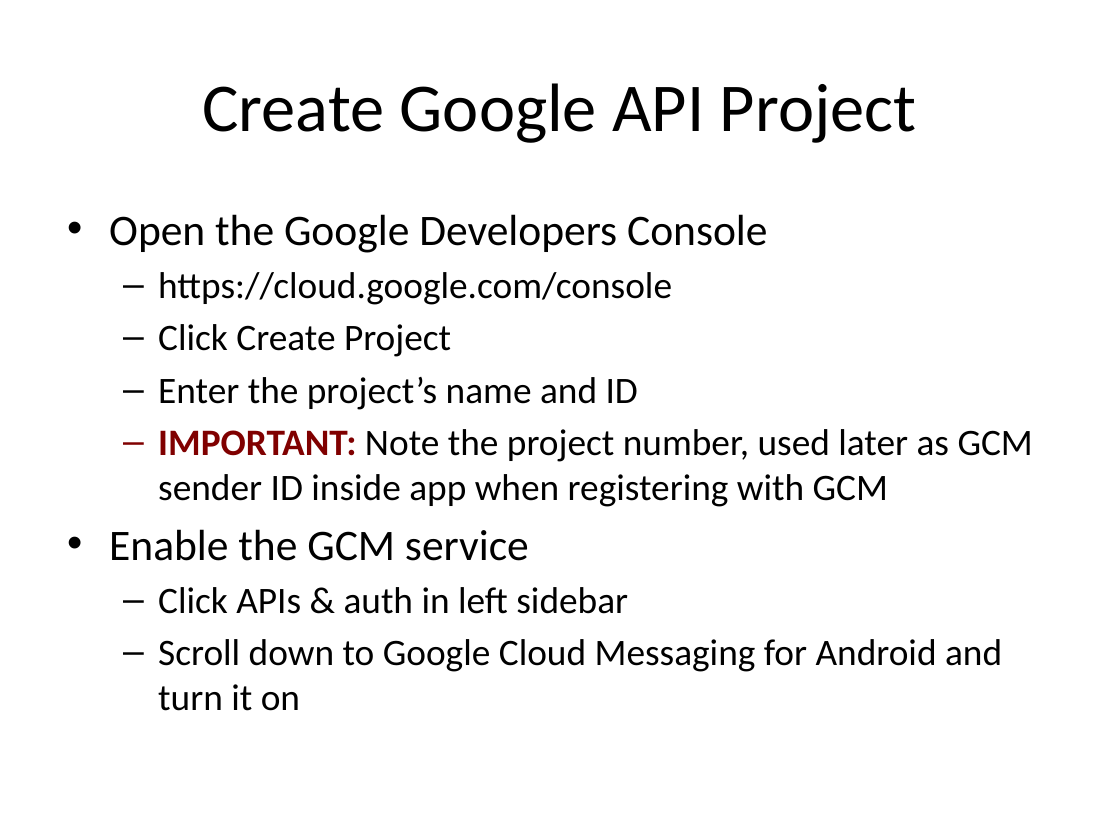
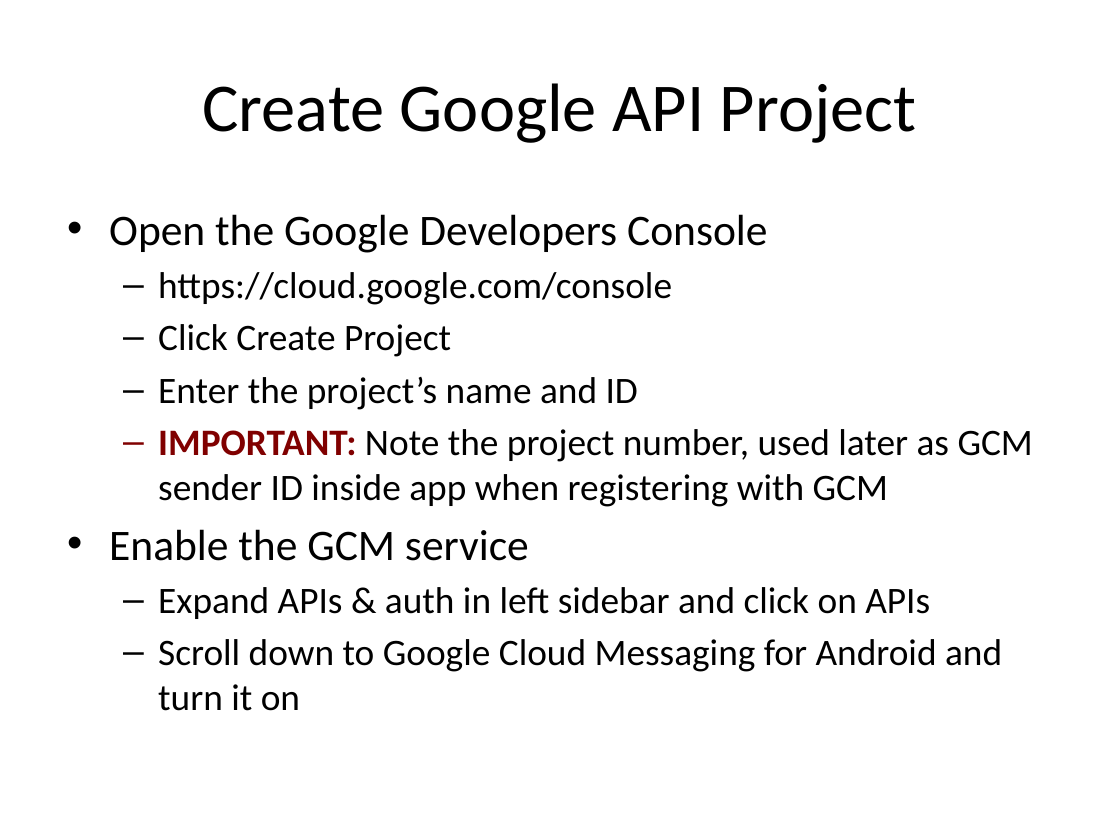
Before and after one commit to LeadingEDJE/MobilePushNotification, a slide deck: slide 7 of Implementing Push Notification in Android.pptx. Drawn at 1120x840 pixels with LibreOffice and Linux fonts; fonts in the diff are those of the drawing; background and template pictures are left out. Boxes give left, top, right and bottom in pixels: in the first picture for what was removed or moved away, otherwise in the second. Text is boxed around its words. In the diff, an @@ line names an element or a change of style, - is before the commit and + after.

```diff
--- a/Implementing Push Notification in Android.pptx
+++ b/Implementing Push Notification in Android.pptx
@@ text at (158, 587, 930, 619): text changed @@
-  – Click APIs & auth in left sidebar
+  – Expand APIs & auth in left sidebar and click on APIs
```
Also in this commit, not shown: 7 other slides changed.
